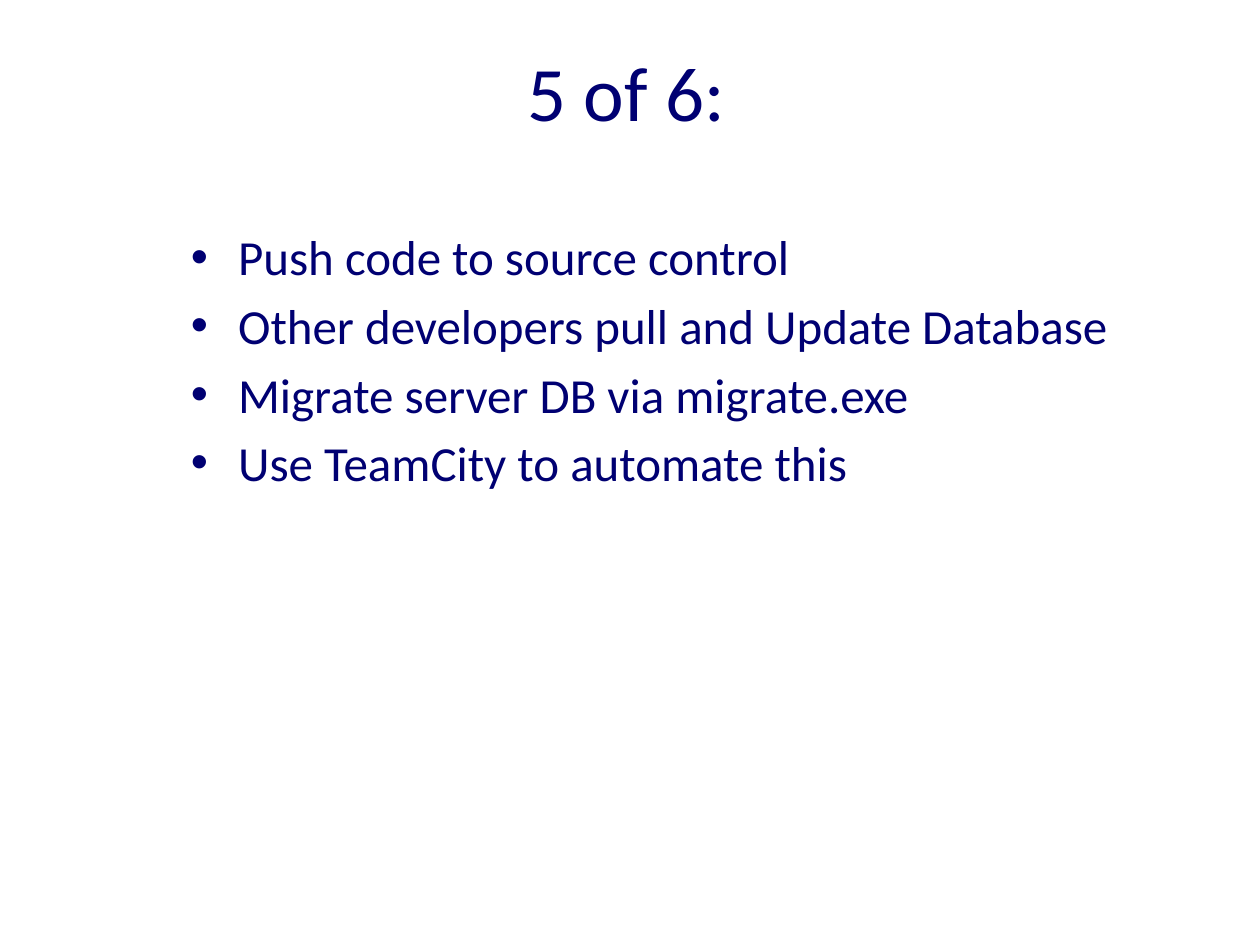
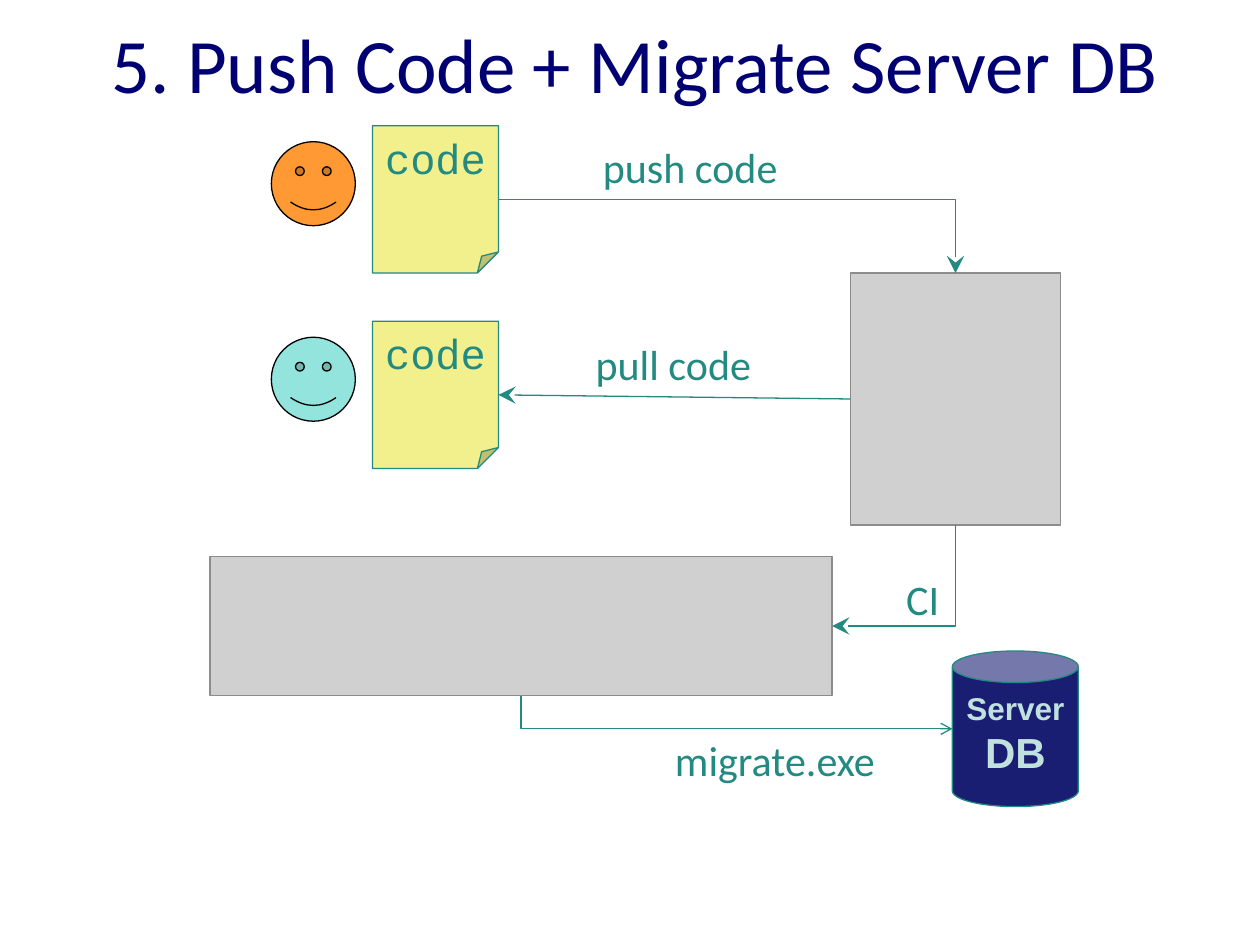
Before and after one commit to excellalabs/ExcellaLean, a slide deck: slide 12 of _presentations/CodeFirstMigrations.pptx. Drawn at 1260x945 pixels with LibreOffice and Linux fonts; fonts in the diff are those of the drawing; grey boxes stand for pictures; background and template pictures are left out. Boxes give left, top, right and bottom in pixels: in the first picture for what was removed or moved away, otherwise in the second. Text is boxed around its words. In the diff, an @@ line names an element or a change of style, - is before the commit and + after.

```diff
--- a/_presentations/CodeFirstMigrations.pptx
+++ b/_presentations/CodeFirstMigrations.pptx
@@ title at <box>111,39,1157,107</box>: text changed @@
-5 of 6:
+5. Push Code + Migrate Server DB
@@ smiley face added at <box>271,141,355,226</box>, fill #FF9933, outline #000000 0.75 pt @@
@@ folded corner added at <box>373,126,499,273</box>, fill #F1F08C, outline #238A81 0.75 pt, 24 pt, text #238A81 @@
+code
@@ text added at <box>603,154,778,190</box>, 24 pt, text #238A81 @@
+push code
@@ elbow arrow added from (499, 199) to (955, 273), #238A81 0.75 pt @@
@@ text removed at <box>238,241,1107,489</box> @@
-• Push code to source control
-• Other developers pull and Update Database
-• Migrate server DB via migrate.exe
-• Use TeamCity to automate this
@@ picture added at <box>850,273,1061,525</box> @@
@@ folded corner added at <box>373,321,499,469</box>, fill #F1F08C, outline #238A81 0.75 pt, 24 pt, text #238A81 @@
+code
@@ smiley face added at <box>271,338,355,422</box>, fill #93E4DD, outline #000000 0.75 pt @@
@@ text added at <box>596,351,750,387</box>, 24 pt, text #238A81 @@
+pull code
@@ arrow added from (850, 399) to (499, 394), #238A81 0.75 pt @@
@@ elbow arrow added from (955, 525) to (832, 626), #238A81 0.75 pt @@
@@ picture added at <box>210,557,833,696</box> @@
@@ text added at <box>906,587,939,626</box>, 24 pt, text #238A81 @@
+CI
@@ cylinder added at <box>953,651,1079,806</box>, fill #191E72, outline #238A81 0.75 pt, 18 pt, text #C1E1DE, bold @@
+Server
+DB
@@ elbow arrow added from (522, 696) to (953, 728), #238A81 0.75 pt @@
@@ text added at <box>675,747,875,784</box>, 24 pt, text #238A81 @@
+migrate.exe
```
Also in this commit, not shown: 12 other slides changed, 2 slides added, 3 slides removed.
